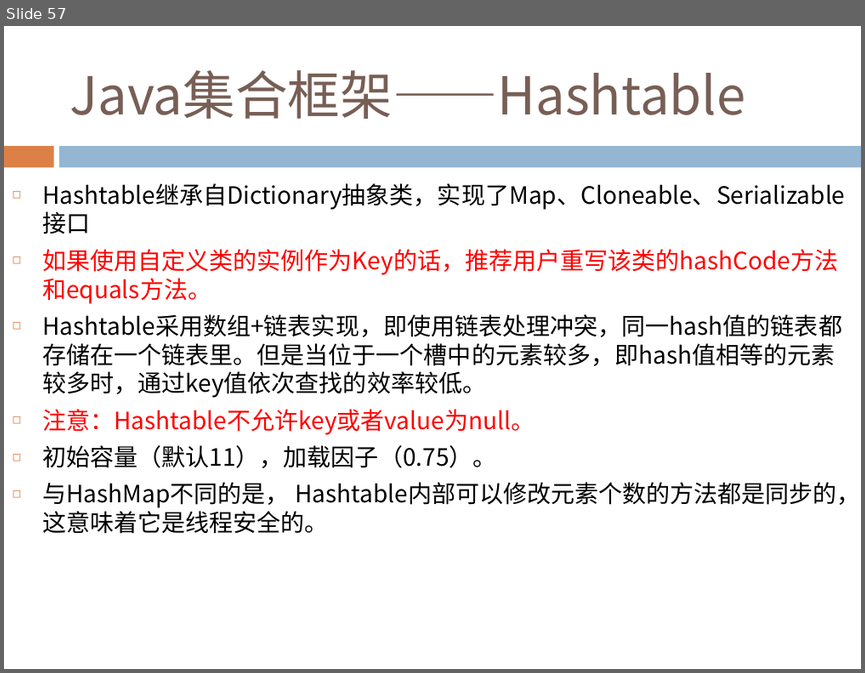
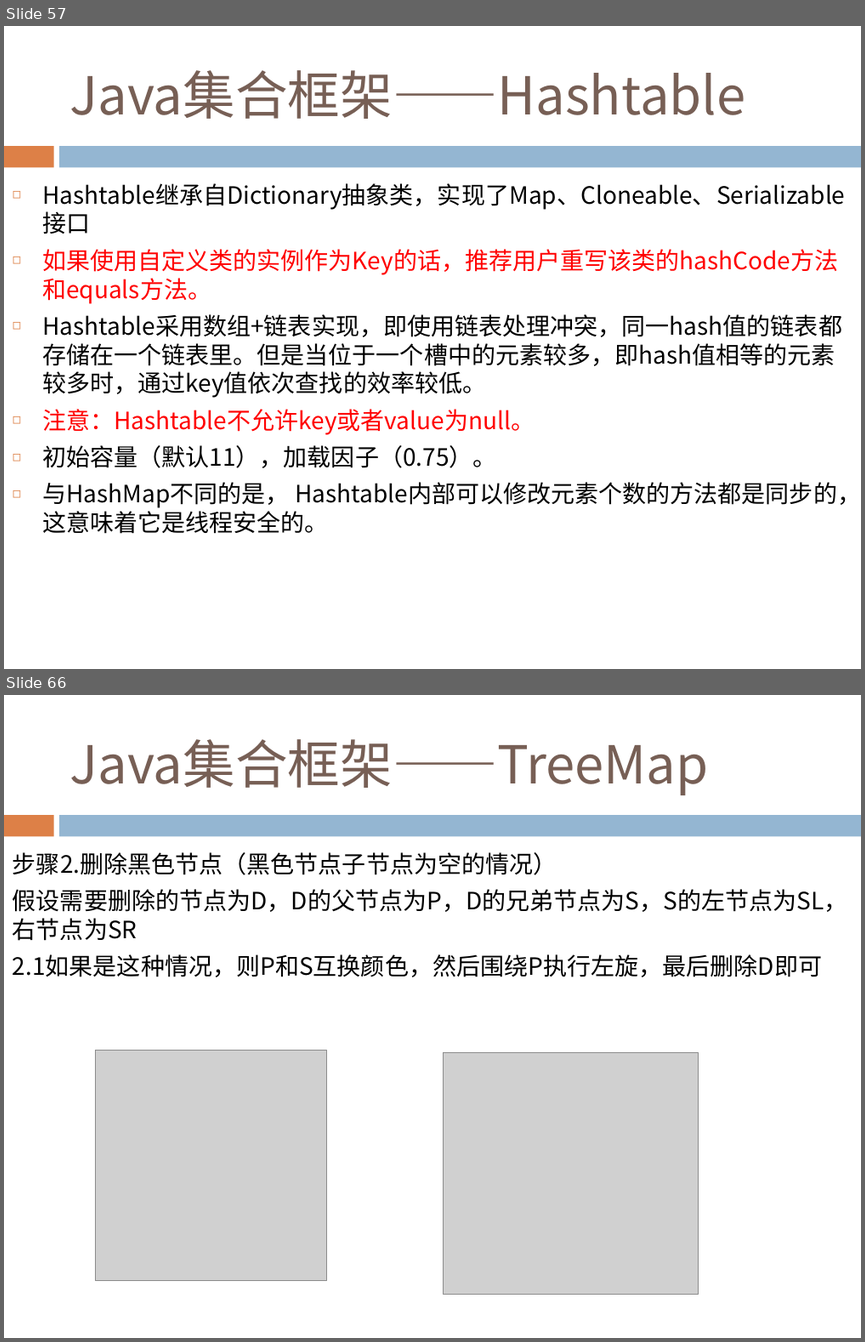
Before and after one commit to Costriod/study, a slide deck: Java基础.pptx. Shown one above the other, each under a label of ours: slide 57 before the commit, slides 57 and 66 after it; the slides between them are not shown. The pictures are 865x673 and 865x1342 pixels, drawn with LibreOffice and Linux fonts; fonts in the diff are those of the drawing; grey boxes stand for pictures. Boxes give left, top, right and bottom in pixels: in the first picture for what was removed or moved away, otherwise in the second. Text is boxed around its words. In the diff, an @@ line names an element or a change of style, - is before the commit and + after.

```diff
--- a/Java基础.pptx
+++ b/Java基础.pptx
@@ slide 66 added at box(4, 695, 861, 1338), background #FFFFFF; not listed: 2 template elements that a slide beside it also shows @@
@@ title added at box(69, 739, 708, 795), 44 pt, text #775F55 @@
+Java集合框架——TreeMap
@@ text added at box(12, 852, 848, 977), 20 pt, text #000000 @@
+步骤2.删除黑色节点（黑色节点子节点为空的情况）
+假设需要删除的节点为D，D的父节点为P，D的兄弟节点为S，S的左节点为SL，右节点为SR
+2.1如果是这种情况，则P和S互换颜色，然后围绕P执行左旋，最后删除D即可
@@ picture added at box(95, 1049, 326, 1280) @@
@@ picture added at box(443, 1052, 698, 1294) @@
```
Also in this commit, not shown: 2 slides changed, 11 other slides added.
